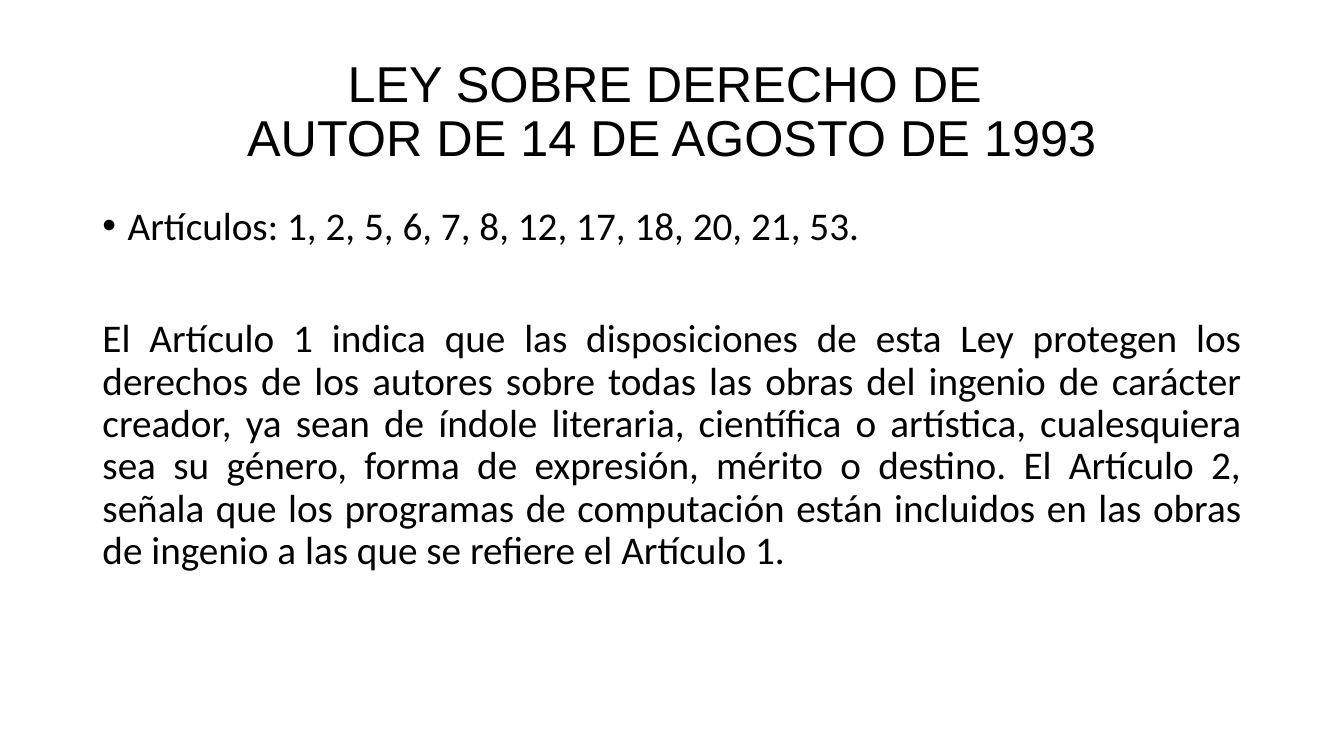
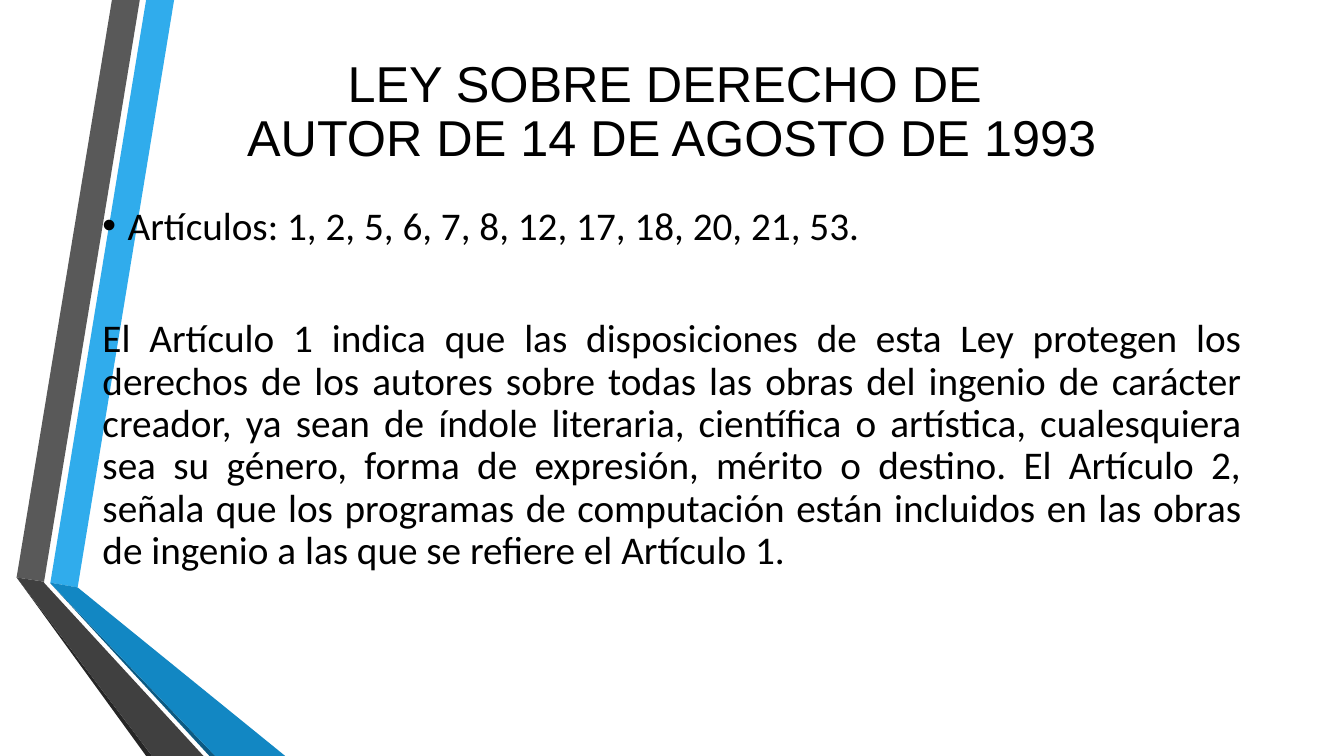
Before and after one commit to Aj4Mc/Pasantia, a slide deck: slide 5 of Presentacion servicio comunitario.pptm. Drawn at 1344x756 pixels with LibreOffice and Linux fonts; fonts in the diff are those of the drawing; background and template pictures are left out. Boxes give left, top, right and bottom in pixels: in the first picture for what was removed or moved away, otherwise in the second. Text is boxed around its words. In the diff, an @@ line names an element or a change of style, - is before the commit and + after.

```diff
--- a/Presentacion servicio comunitario.pptm
+++ b/Presentacion servicio comunitario.pptm
@@ text "Artículos: 1, 2, 5, 6, ..." at <box>102,207,1241,571</box>: more space between paragraphs; indent changed @@
@@ group added at <box>16,0,285,756</box>: 6 freeform shapes @@
```
Also in this commit, not shown: 13 other slides changed.
